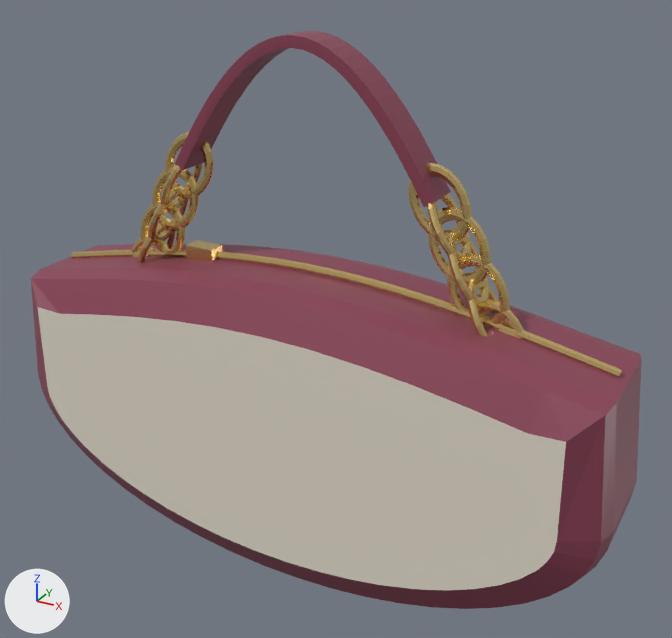
A saved change to the glTF model docs/models/grandmas-sunday-best.glb.
The view is the same before and after, from a 50 mm lens placed at (0.16, -0.269, 0.196), pointed at (0.009, 0.005, 0.059). The axes (+X, +Y, +Z) are drawn at lower left. The lights are the same throughout. The older version comes first. Where no turn or scale is listed for an object, it has been applied to the vertices. Vertices at exactly the same position are counted once.

Objects in the first picture: 'Hardware', 'Panels', 'Trim'.
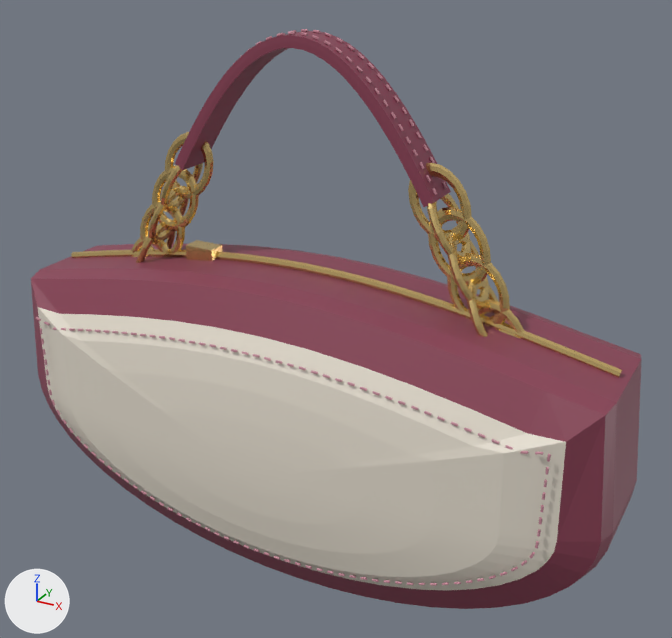
Changed parts and their boxes [x1, y1, x2, y2] in the pictures (672 x 638 px):
'Stitches', added
    after: [35, 29, 551, 585]
part 1 of me_panels, added
    after: [37, 307, 566, 591]

The edits, one by one:
Material 'Thread' (mat_thread) is new.
Its base color is (0.557, 0.255, 0.314) (pink #c58a98).
Its roughness is 0.65.
me_panels is used by ob_panels; location (0.0, 0.0, 0.0).
me_panels had 78 vertices, 74 faces and spanned x -0.106..0.106, y -0.03..0.03, z -0.027..0.064.
me_panels now has 392 vertices, 702 faces and spans x -0.106..0.106, y -0.039..0.039, z -0.027..0.064.
me_panels part 1: 157 vertices added at x -0.089..0.089, y -0.039..-0.035, z -0.02..0.056.
Other edits to the shape of me_panels do not show in these pictures.
Mesh me_stitches is new.
It has 4004 vertices, 6864 faces and spans x -0.103..0.102, y -0.035..0.035, z -0.023..0.161.
It uses material mat_thread (pink #c58a98).
Object 'Stitches' (ob_stitches) is new; it shows me_stitches.
Its location is (0.0, 0.0, 0.0).
